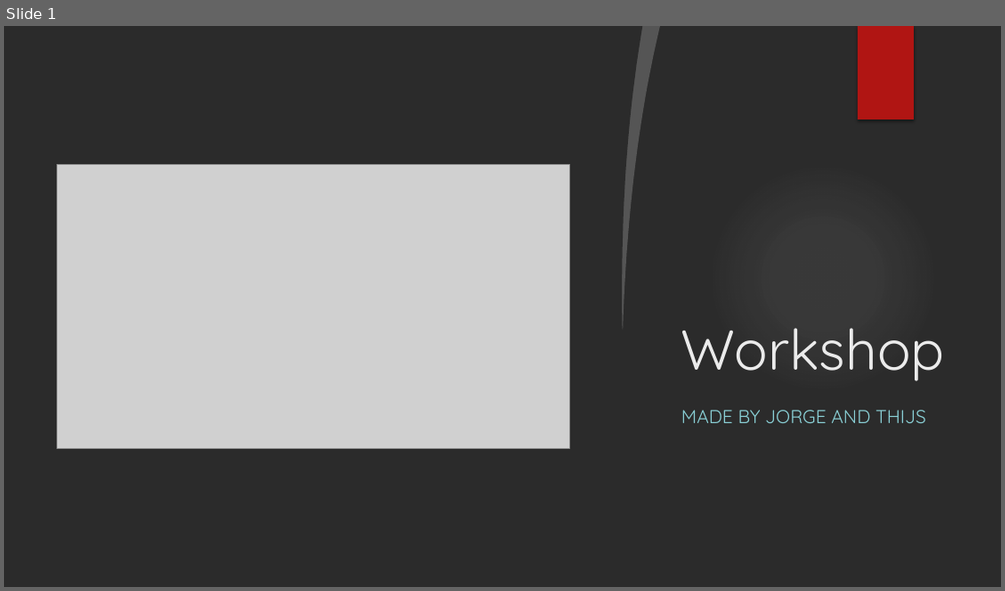
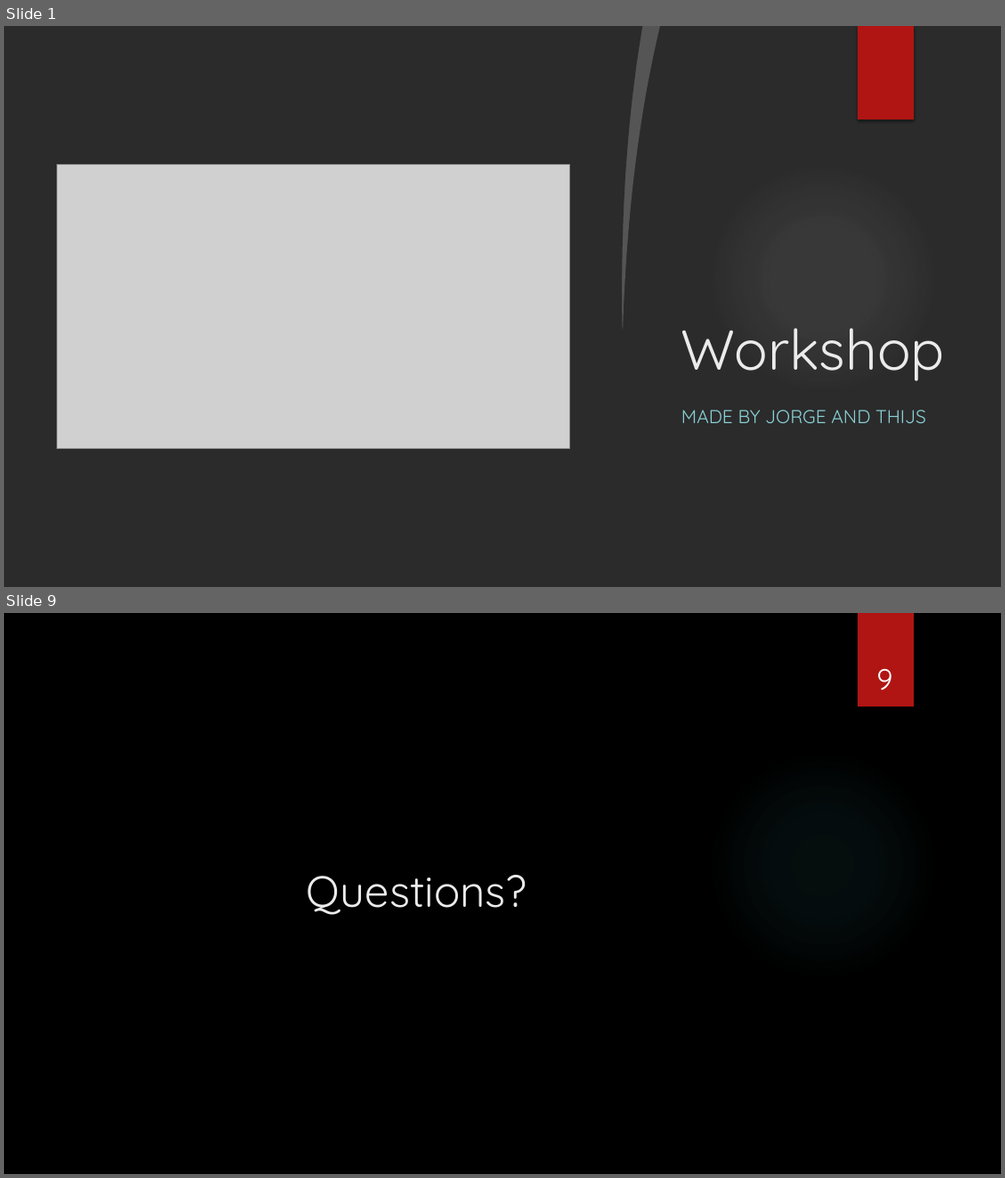
Before and after one commit to sebivenlo/esd-2024-jit-compiler, a slide deck: documents/presentation/presentation jit compiler.pptx. Shown one above the other, each under a label of ours: slide 1 before the commit, slides 1 and 9 after it; the slides between them are not shown. The pictures are 1005x591 and 1005x1178 pixels, drawn with LibreOffice and Linux fonts; fonts in the diff are those of the drawing; grey boxes stand for pictures; background and template pictures are left out; a plain dark background stands for a picture behind light text. Boxes give left, top, right and bottom in pixels: in the first picture for what was removed or moved away, otherwise in the second. Text is boxed around its words. In the diff, an @@ line names an element or a change of style, - is before the commit and + after.

```diff
--- a/documents/presentation/presentation jit compiler.pptx
+++ b/documents/presentation/presentation jit compiler.pptx
@@ slide 9 added at [4, 613, 1001, 1174], background picture (left out) @@
@@ rectangle added at [858, 613, 914, 706], fill #B01513 @@
@@ page number added at [876, 668, 892, 690], 28 pt, text #FFFFFF @@
+9
@@ ellipse added at [708, 750, 938, 981], fill gradient #50B9C1 @@
@@ title added at [307, 875, 526, 915], 42 pt, text #EBEBEB @@
+Questions?
```
Also in this commit, not shown: 7 other slides added, 1 slide removed, 4 other files.
